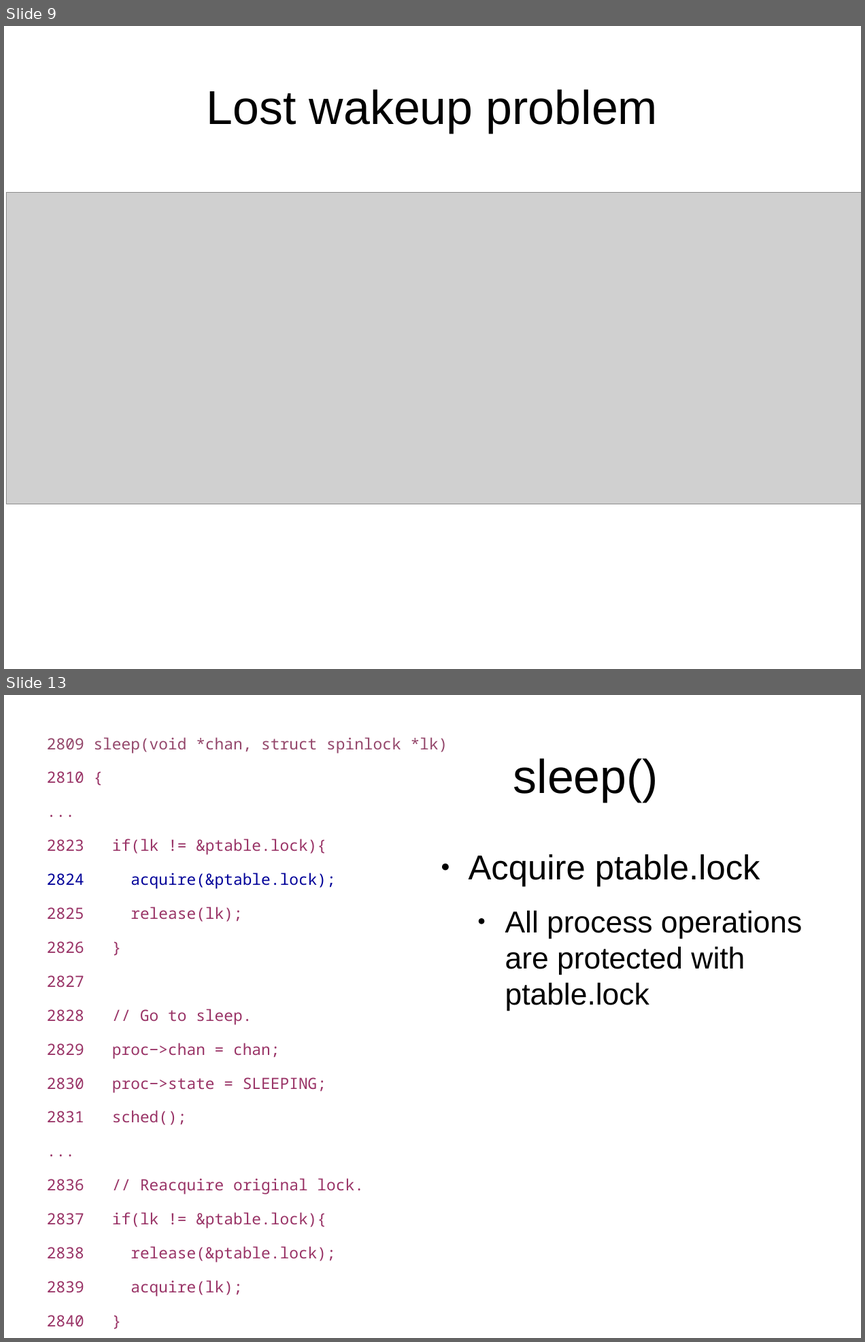
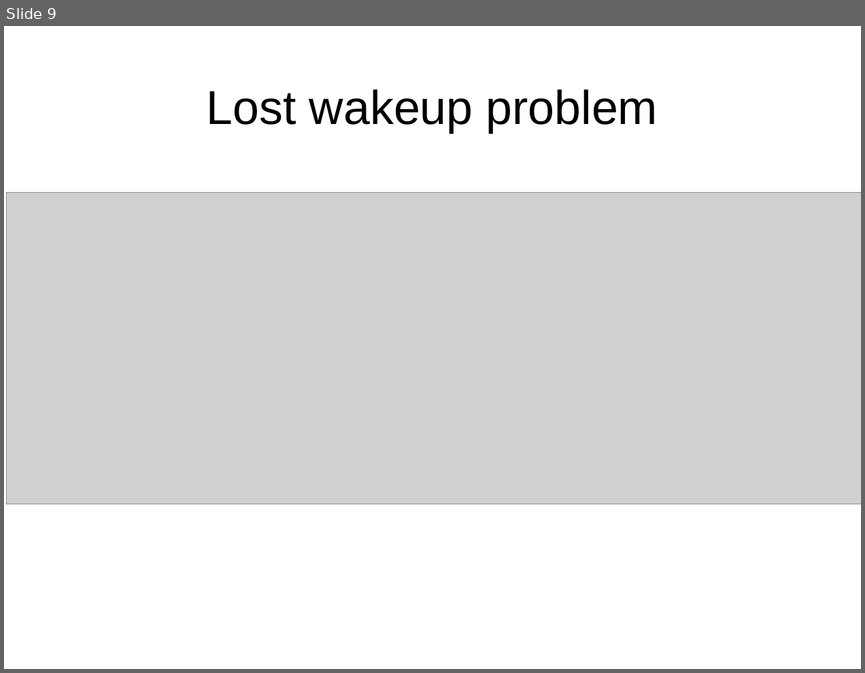
Before and after one commit to antonburtsev/cs5460, a slide deck: lectures/lecture17-locking-part3/lecture17-locking-part3.odp. Shown one above the other, each under a label of ours: slides 9 and 13 before the commit, slide 9 after it; the slides between them are not shown. The pictures are 865x1342 and 865x673 pixels, drawn with LibreOffice and Linux fonts; fonts in the diff are those of the drawing; grey boxes stand for pictures. Boxes give left, top, right and bottom in pixels: in the first picture for what was removed or moved away, otherwise in the second. Text is boxed around its words. In the diff, an @@ line names an element or a change of style, - is before the commit and + after.

```diff
--- a/lectures/lecture17-locking-part3/lecture17-locking-part3.odp
+++ b/lectures/lecture17-locking-part3/lecture17-locking-part3.odp
@@ slide 13 removed at bbox=[4, 695, 861, 1338], background #FFFFFF @@
@@ text removed at bbox=[47, 737, 448, 1327] @@
-2809 sleep(void *chan, struct spinlock *lk)
-2810 {
-...
-2823 if(lk != &ptable.lock){
-2824 acquire(&ptable.lock);
-2825 release(lk);
-2826 }
-2827
-2828 // Go to sleep.
-2829 proc−>chan = chan;
-2830 proc−>state = SLEEPING;
-2831 sched();
-...
-2836 // Reacquire original lock.
-2837 if(lk != &ptable.lock){
-2838 release(&ptable.lock);
-2839 acquire(lk);
-2840 }
-2841 }
@@ title removed at bbox=[513, 758, 658, 802] @@
-sleep()
@@ text removed at bbox=[468, 854, 802, 1011] @@
-● Acquire ptable.lock
-  ● All process operations are protected with ptable.lock
```
Also in this commit, not shown: 11 other slides removed, 1 other file.
